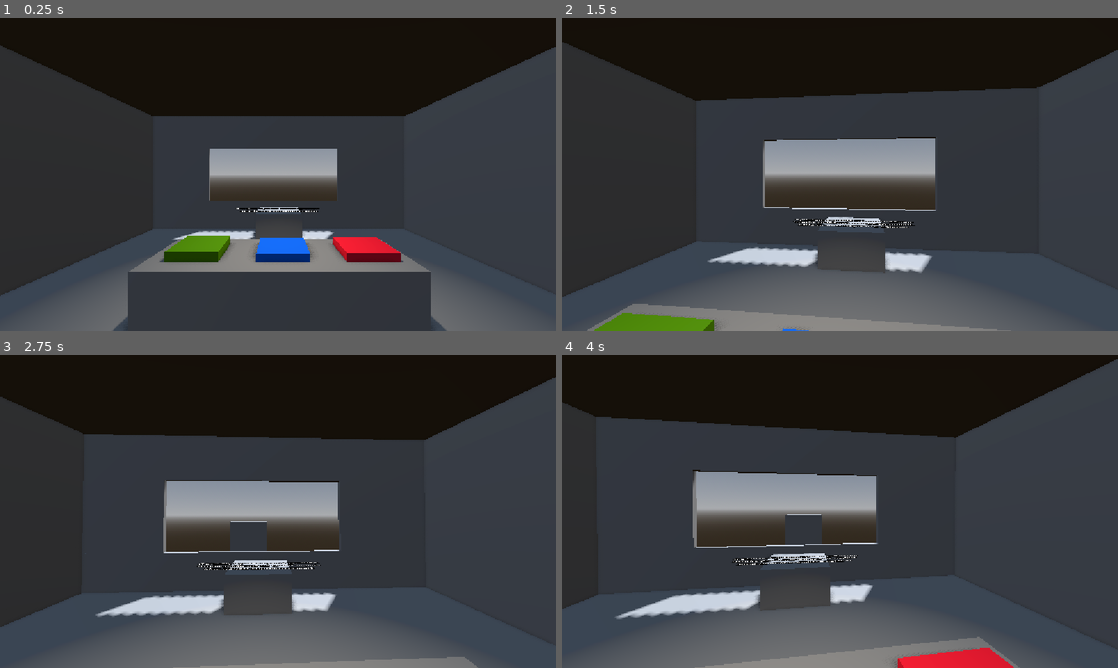
Above: before the commit, frames 1-4 (two rows, left to right).
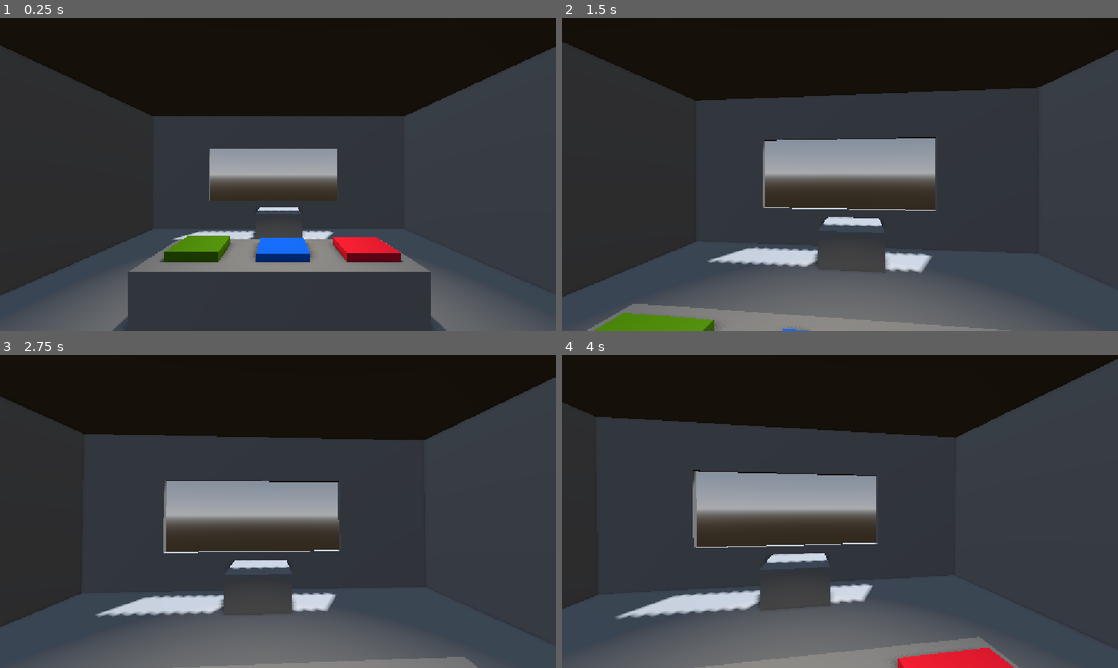
Above: after the commit, the same moments.

Repository: RolicsVin/AZS
Game: Godot game, scene res://scenes/game.tscn
The game is run twice, just before and just after one commit, with the same random seed, the same clock (stepped at 60 frames per second) and the same inputs.
Inputs (mouse positions are in pixels of both pictures, inside the frame that each line leads up to):
- Up to frame 1 (0.25 s): no input
- Up to frame 2 (1.5 s): tap Enter (ui_accept) at 0.5, 0.77, 1.25 s; move the mouse to (867, 174) at 0.52 s; hold Up (ui_up) from 0.53 s (still down); click (867, 174) at 0.6 s; move the mouse to (812, 174) at 1.27 s; click (812, 174) at 1.35 s
- Up to frame 3 (2.75 s): keep holding Up (ui_up); tap Enter (ui_accept) at 1.52, 2 s; move the mouse to (289, 505) at 2.02 s; click (289, 505) at 2.1 s
- Up to frame 4 (4 s): keep holding Up (ui_up); move the mouse to (834, 517) at 2.77 s; click (834, 517) at 2.85 s; tap Enter (ui_accept) at 3.02, 3.5, 3.77 s; move the mouse to (878, 514) at 3.52 s; click (878, 514) at 3.6 s

The runs differ from the first frame. In frame 1, 0.1% of the frame differs, in the area x 42-58%, y 60-62%; in frame 2, 0.3%; in frame 3, 0.7%; in frame 4, 0.7%, in the area x 30-54%, y 50-68%.
Error after the commit: Parse Error: Cannot return value of type "String" because the function return type is "LinearDialog". (res://core/classes/gameplay/car.gd:36)

Commit message:
Add named dialog and choice resources to Character

Diff:
--- a/core/classes/resources/character.gd
+++ b/core/classes/resources/character.gd
@@ -1,11 +1,11 @@
 ## Класс персонажа.
-## Сожержит в себе данные персонажа.
+## Содержит данные персонажа.
 class_name Character extends Resource
 
 
 @export_multiline var resume: String ## Резюме персонажа
-@export_multiline var social_networks: Array[String] ## Посты в социльных сетях
+@export_multiline var social_networks: Array[String] ## Посты в социальных сетях
 
-@export var start_dialog: LinearDialog ## Стартовый диалог
-@export var dialogs: Array[LinearDialog] ## Диалоги, которые содержатся в персонаже
-@export var choises: Array[Choise] ## Выборы, которые содержатся в персонаже
+@export var start_dialog: String ## Имя стартового диалога
+@export var dialogs: Array[LinearDialog] ## Диалоги персонажа
+@export var choises: Array[Choise] ## Выборы персонажа
